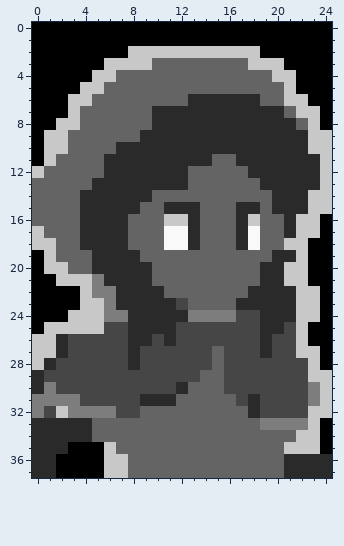
Two states of a pixel-art sprite, red.png. The first picture shows the starting point.
The file is 25x38 pixels.
And afterwards:
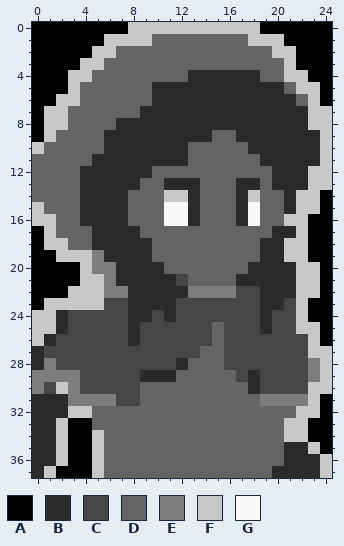
Palette (. is transparent): A #000000  B #2a2a2a  C #464646  D #646464  E #7d7d7d  F #c8c8c8  G #f9f9f9
From old to new:
y 0: x 8..18 AAAAAAAAAAA -> FFFFFFFFFFF
y 1: x 6..20 AAAAAAAAAAAAAAA -> FFFFDDDDDDDDFFF
y 2: x 5..21 AAAFFFFFFFFFFFAAA -> FFDDDDDDDDDDDDDFF
y 3: x 4..9 AAFFFF -> FFDDDD; x 18..21 FFFA -> DDDF
y 4: x 3..6 AAFF -> FFDD; x 13..18 DDDDDD -> BBBBBB; x 20 F -> D; x 22 A -> F
y 5: x 3..5 AFF -> FDD; x 10..23 DDDDDDDDDDDFAA -> BBBBBBBBBBBDFF
y 6: x 2 A -> F; x 4 F -> D; x 10..12 DDD -> BBB; x 19..23 DDFFA -> BBBDF
y 7: x 1..3 AAF -> FFD; x 9 D -> B; x 21..22 DF -> BB; x 24 A -> F
y 8: x 1 A -> F; x 3 F -> D; x 7..9 DDD -> BBB; x 22 D -> B; x 24 A -> F
y 9: x 2 F -> D; x 6..8 DDD -> BBB; x 15..16 BB -> DD; x 23 F -> B
y 10: x 0..2 AFF -> FDD; x 6 D -> B; x 13..17 BBBBB -> DDDDD; x 23 F -> B
y 11: x 0..1 AF -> DD; x 5 D -> B; x 13..14 BB -> DD; x 17..18 BB -> DD
y 12: x 0 F -> D; x 4..5 DD -> BB; x 10..12 BBB -> DDD; x 18..19 BB -> DD; x 23 B -> F
y 13: x 4 D -> B; x 9..10 BB -> DD; x 13 D -> B; x 17..19 DDB -> BBD; x 23 B -> F
y 14: x 8..9 BB -> DD; x 11..13 DDD -> FFB; x 17..18 DD -> BF; x 20 B -> D; x 22 B -> F; x 24 F -> A
y 15: x 0 D -> F; x 8 B -> D; x 11..12 BB -> GG; x 18 B -> G; x 20 B -> D; x 22 B -> F; x 24 F -> A
y 16: x 0..1 DD -> FF; x 11..12 FF -> GG; x 18 F -> G; x 21 B -> F; x 23 F -> A
y 17: x 0..1 FD -> AF; x 4 B -> D; x 8 D -> B; x 11..13 GGB -> DDD; x 17..18 BG -> DD; x 20 D -> B; x 23 F -> A
y 18: x 0 F -> A; x 2 D -> F; x 4 B -> D; x 8..9 DD -> BB; x 11..13 GGB -> DDD; x 17..20 BGDD -> DDBB
y 19: x 1..5 FDDDB -> AFFFE; x 9 D -> B; x 19 D -> B; x 21 B -> F
y 20: x 1..6 FFDDBB -> AAAFEE; x 10 D -> B; x 18 D -> B; x 21 F -> B; x 23 A -> F
y 21: x 2..3 FF -> AA; x 5..6 EB -> FE; x 10..12 DDD -> BBC; x 17..18 DD -> BB; x 21 F -> B; x 23 A -> F
y 22: x 3 A -> F; x 5 E -> F; x 7 B -> E; x 11..18 DDDDDDDB -> BBEEEECC
y 23: x 1..3 AAA -> FFF; x 6..7 EB -> CC; x 13..18 DDDDBB -> CCCCCC; x 21 B -> C; x 23 F -> A
y 24: x 0..7 AAAFFFEE -> FFBCCCCC; x 10 B -> C; x 12..16 BEEEE -> CCCCC; x 20..21 BB -> CC; x 23 F -> A
y 25: x 0 A -> F; x 2..5 FFFF -> BCCC; x 9..11 BBB -> CCC; x 15 C -> D; x 20 B -> C; x 23 A -> F
y 26: x 1..2 FB -> BC; x 9 B -> C; x 11 B -> C; x 15 C -> D; x 19 B -> C; x 22..23 FA -> CF
y 27: x 0..2 FFB -> BCC; x 8 B -> C; x 14 C -> D; x 19 B -> C; x 22 F -> C; x 24 A -> F
y 28: x 0..1 FB -> BE; x 8 B -> C; x 12..14 CCC -> BDD; x 23..24 FA -> EF
y 29: x 0..3 BCCC -> EEEE; x 9..13 CCCCC -> BBBDD; x 16 C -> D; x 18 C -> B; x 23 F -> E
y 30: x 0..3 BECC -> ECFE; x 9..12 CCCB -> DDDD; x 16..18 CCC -> DDB; x 23 E -> F
y 31: x 0..2 EEE -> BBB; x 4..6 CCC -> EEE; x 9..11 BBB -> DDD; x 17..24 CBCCCCEF -> DDEEEEFA
y 32: x 0..8 ECFEEEECC -> BBBFFDDDD; x 18..22 BCCCC -> DDDDF; x 24 F -> A
y 33: x 2..4 BBB -> FAA; x 19..23 EEEEF -> DDFFA
y 34: x 2..5 BBBD -> FAAF; x 21 D -> F; x 23 F -> A
y 35: x 2 B -> F; x 5..6 AF -> FD; x 21..22 FF -> BB
y 36: x 2 A -> F; x 5..7 AFF -> FDD; x 24 B -> F
y 37: x 1 B -> F; x 5..7 AFF -> FDD; x 20 D -> B; x 24 B -> F
Changed places in both pictures, as pixel boxes (x1, y1, x2, y2):
changed: (32, 22, 332, 478)
